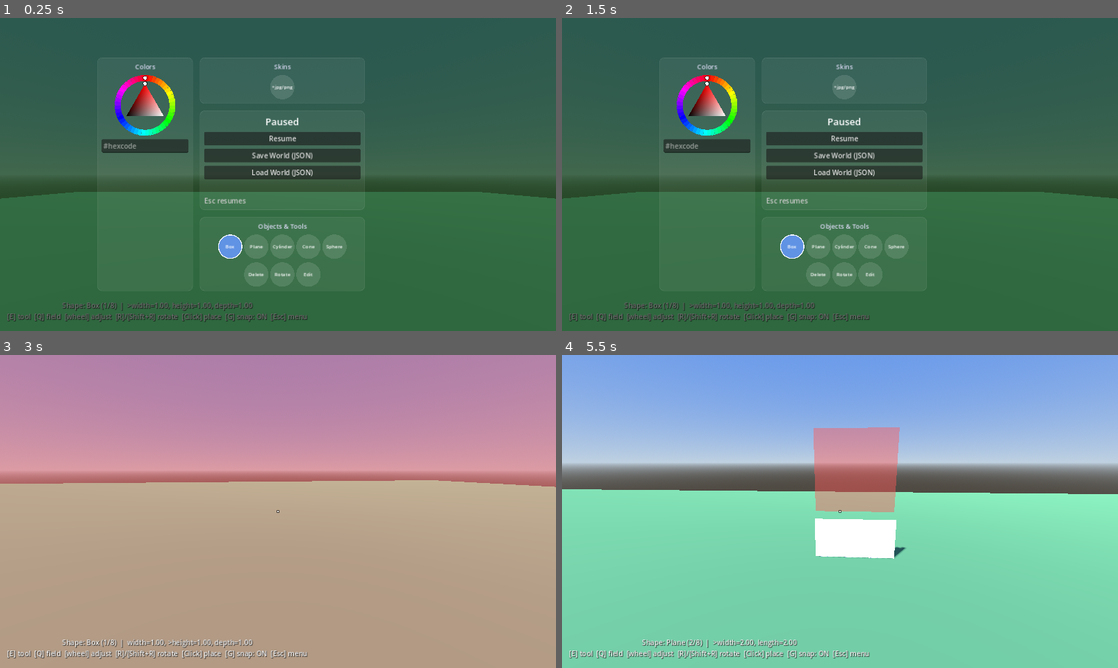
Above: before the commit, frames 1-4 (two rows, left to right).
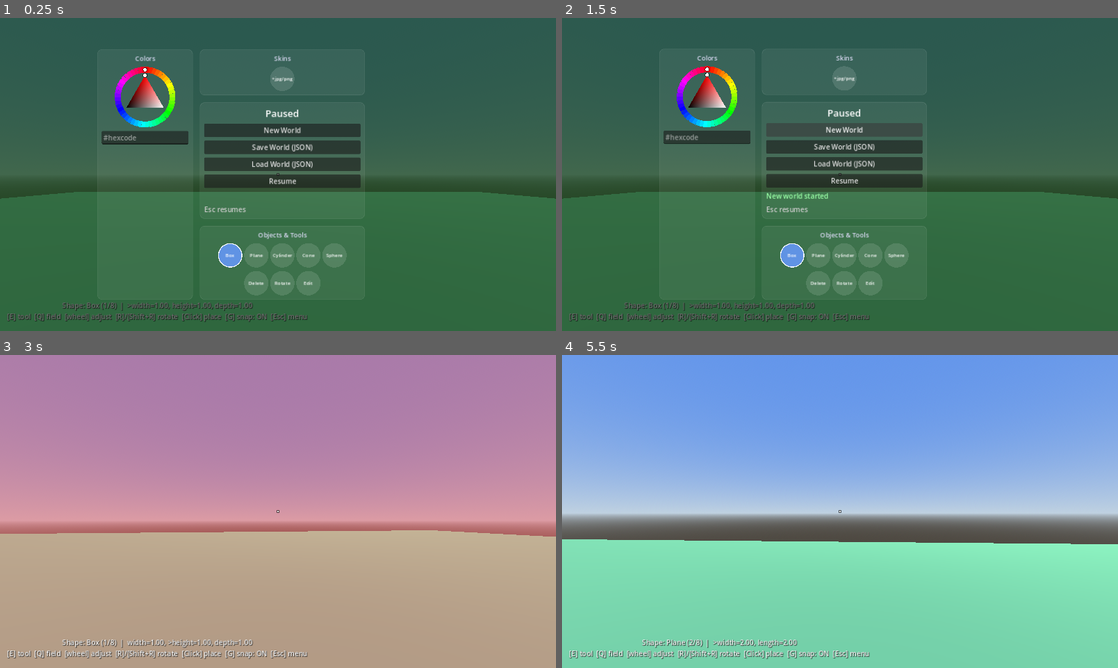
Above: after the commit, the same moments.

Repository: zenontherocks/worldmaker
Game: Godot game, scene res://scenes/Main.tscn
Two runs of this game, one before a commit and one after it. Both use one fixed random seed, a clock stepped at 60 frames per second and the inputs below.
Inputs (mouse positions are in pixels of both pictures, inside the frame that each line leads up to):
- Up to frame 1 (0.25 s): no input
- Up to frame 2 (1.5 s): click (845, 130) at 0.5 s, where only the run after the commit has a clickable "New World"; click (845, 130) at 1.25 s, where only the run after the commit has a clickable "New World"
- Up to frame 3 (3 s): click "Resume" at 2 s; move the mouse to (305, 511) at 2.77 s; hold W (move_forward) from 2.78 s (still down); hold Q (build_cycle_dimension) from 2.78 s (still down); click (305, 511) at 2.92 s
- Up to frame 4 (5.5 s): keep holding W (move_forward); tap Space (jump) at 3.02, 3.77, 5.27 s; move the mouse to (812, 511) at 3.52 s; release Q (build_cycle_dimension) at 3.53 s; tap E (build_cycle_shape) at 3.6 s; move the mouse to (851, 505) at 4.27 s; hold Mouse wheel down (build_dimension_decrease) 4.28-5.03 s; tap Enter at 5 s; move the mouse to (834, 517) at 5.02 s; tap Mouse wheel up (build_dimension_increase) at 5.1 s; click (834, 517) at 5.17 s

The runs differ from the first frame. In frame 1, 6.9% of the frame differs, in the area x 17-66%, y 10-90%; in frame 2, 7.1%; in frame 3, 20%; in frame 4, 44%, in the area x 0-100%, y 15-66%.

Commit message:
Add "New World" to the pause menu, above Save/Load, Resume moved to bottom
Wanted a quick way to wipe a build and start fresh without a full page
reload (which the Web export can't easily trigger client-side anyway,
and which would also toss the player back to the loading screen for no
reason -- everything that needs resetting is already in-memory state).

SaveLoadManager already had a private _clear_world() it ran before
spawning a loaded file's objects; made it public (clear_world()) so the
new button can call the exact same reset path with nothing to load
afterward, rather than duplicating world-teardown logic. Paired with two
new resets so "New World" matches what a refresh would actually leave
behind: SkinManager.reset() (imported textures/used colors would
otherwise dangle with nothing in the cleared world referencing them),
and BuildModeController.reset_for_new_world() (active_skin_key/ghost
skin, accumulated Plane rotation/hinge nudges, and current tool selection
all reset via the same select_slot(0) call _ready() already makes on
startup).

Diff:
--- a/scripts/autoload/SaveLoadManager.gd
+++ b/scripts/autoload/SaveLoadManager.gd
@@ -90,13 +90,17 @@
 		for skin_key in skins:
 			SkinManager.load_skin_from_bytes(Marshalls.base64_to_raw(skins[skin_key]), skin_key)
 
-	_clear_world()
+	clear_world()
 	for object_data in parsed["objects"]:
 		_spawn_object(object_data)
 	return true
 
 
-func _clear_world() -> void:
+## Public so the pause menu's "New World" button can wipe the build without
+## also loading a JSON file -- load_from_json_text() above calls straight
+## into this too, so both paths reset id counters/notify listeners the
+## same way.
+func clear_world() -> void:
 	if not GameManager.world_root:
 		return
 	for child in GameManager.world_root.get_children():
--- a/scripts/autoload/SkinManager.gd
+++ b/scripts/autoload/SkinManager.gd
@@ -109,6 +109,18 @@
 	return _used_colors.duplicate()
 
 
+## Wipes every imported texture and used color -- the pause menu's "New
+## World" button calls this alongside SaveLoadManager.clear_world() so a
+## fresh build doesn't still offer skins/colors left over from whatever was
+## just cleared. No signal to emit here: skin_loaded/color_used exist to
+## announce something being *added* to the Skins/Colors rows, and the
+## caller already knows to just rebuild those rows from scratch afterward.
+func reset() -> void:
+	_cache.clear()
+	_bytes_cache.clear()
+	_used_colors.clear()
+
+
 ## The one place a skin_key (color or texture, or "" for none) turns into
 ## an actual material -- used both for a live placement and for rebuilding
 ## a placed object on world-load, so those two paths can't drift apart on
--- a/scripts/build/BuildModeController.gd
+++ b/scripts/build/BuildModeController.gd
@@ -485,6 +485,21 @@
 	ghost.set_skin(null)
 
 
+## Public: called by the pause menu's "New World" button after it clears
+## GameManager.world_root and SkinManager's caches, so the tool state left
+## over from before the wipe (an active skin/color that no longer exists,
+## a Plane's accumulated rotation/hinge nudges) doesn't linger into the
+## fresh build -- same end state as select_slot(0) already reaches on
+## startup (_ready() calls it deferred), just re-triggered on demand.
+func reset_for_new_world() -> void:
+	active_skin_key = ""
+	ghost.set_skin(null)
+	_rotation_offset = 0.0
+	_tilt_offset = 0.0
+	_hinge_mirror = false
+	select_slot(0)
+
+
 func _dimension_fields_in_context() -> Array:
 	if tool_mode == ToolMode.EDIT and _edit_locked and _highlighted_object != null:
 		return ShapeDefinitions.dimension_fields(_highlighted_object.shape_id)
--- a/scripts/ui/PauseMenuUI.gd
+++ b/scripts/ui/PauseMenuUI.gd
@@ -10,9 +10,9 @@
 ## set_build_controller() since that one isn't global (it lives under the
 ## player's camera).
 ##
-## Laid out as a symmetrical cross: the central panel (Resume + the two
-## remaining file actions) in the middle, a Skins card above it, an
-## Objects & Tools card below it (two separate rows -- shapes, then
+## Laid out as a symmetrical cross: the central panel (New World, Save
+## World, Load World, then Resume last) in the middle, a Skins card above
+## it, an Objects & Tools card below it (two separate rows -- shapes, then
 ## Delete/Rotate/Edit), a Colors card to its left, and an empty spacer to
 ## its right (matching the Colors card's width) reserved for something
 ## later. Every card shares one StyleBoxFlat (_card_style) and every
@@ -185,23 +185,29 @@
 	title.add_theme_font_size_override("font_size", 22)
 	vbox.add_child(title)
 
+	var new_world_button := Button.new()
+	new_world_button.text = "New World"
+	new_world_button.focus_mode = Control.FOCUS_NONE
+	new_world_button.pressed.connect(_on_new_world_pressed)
+	vbox.add_child(new_world_button)
+
+	var export_button := Button.new()
+	export_button.text = "Save World (JSON)"
+	export_button.focus_mode = Control.FOCUS_NONE
+	export_button.pressed.connect(_on_export_pressed)
+	vbox.add_child(export_button)
+
+	var import_world_button := Button.new()
+	import_world_button.text = "Load World (JSON)"
+	import_world_button.focus_mode = Control.FOCUS_NONE
+	import_world_button.pressed.connect(_on_import_world_pressed)
+	vbox.add_child(import_world_button)
+
 	var resume_button := Button.new()
 	resume_button.text = "Resume"
 	resume_button.focus_mode = Control.FOCUS_NONE
 	resume_button.pressed.connect(_close)
 	vbox.add_child(resume_button)
-
-	var export_button := Button.new()
-	export_button.text = "Save World (JSON)"
-	export_button.focus_mode = Control.FOCUS_NONE
-	export_button.pressed.connect(_on_export_pressed)
-	vbox.add_child(export_button)
-
-	var import_world_button := Button.new()
-	import_world_button.text = "Load World (JSON)"
-	import_world_button.focus_mode = Control.FOCUS_NONE
-	import_world_button.pressed.connect(_on_import_world_pressed)
-	vbox.add_child(import_world_button)
 
 	_status_label = Label.new()
 	_status_label.text = ""
@@ -613,6 +619,26 @@
 	_set_status("Skin load failed: %s" % reason, true)
 
 
+## Wipes the current build back to a blank slate -- placed objects,
+## imported skins, and used colors all gone, and the active tool/skin/
+## rotation state reset -- without the page reload a browser "refresh"
+## would need. Order matters: the world's objects reference skin_keys that
+## SkinManager.reset() is about to invalidate, so the world has to go
+## first; BuildModeController.reset_for_new_world() goes last since it
+## also clears active_skin_key, which would otherwise still point at a
+## skin/color that just stopped existing.
+func _on_new_world_pressed() -> void:
+	SaveLoadManager.clear_world()
+	SkinManager.reset()
+	if _build_controller:
+		_build_controller.reset_for_new_world()
+	_hex_input.text = ""
+	_set_status("New world started")
+	_refresh_tools_row()
+	_refresh_skins_row()
+	_refresh_colors_row()
+
+
 func _on_export_pressed() -> void:
 	if OS.has_feature("web"):
 		SaveLoadManager.save_to_browser_download("world.json")
Not shown, changed: README.md
